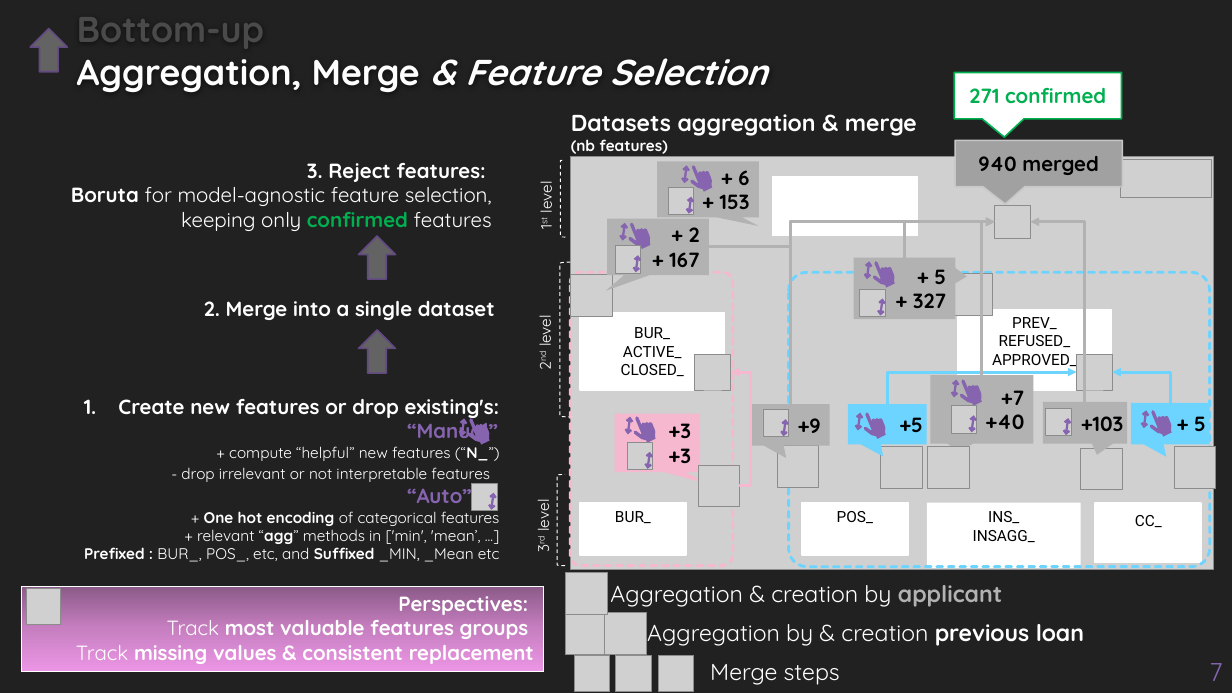
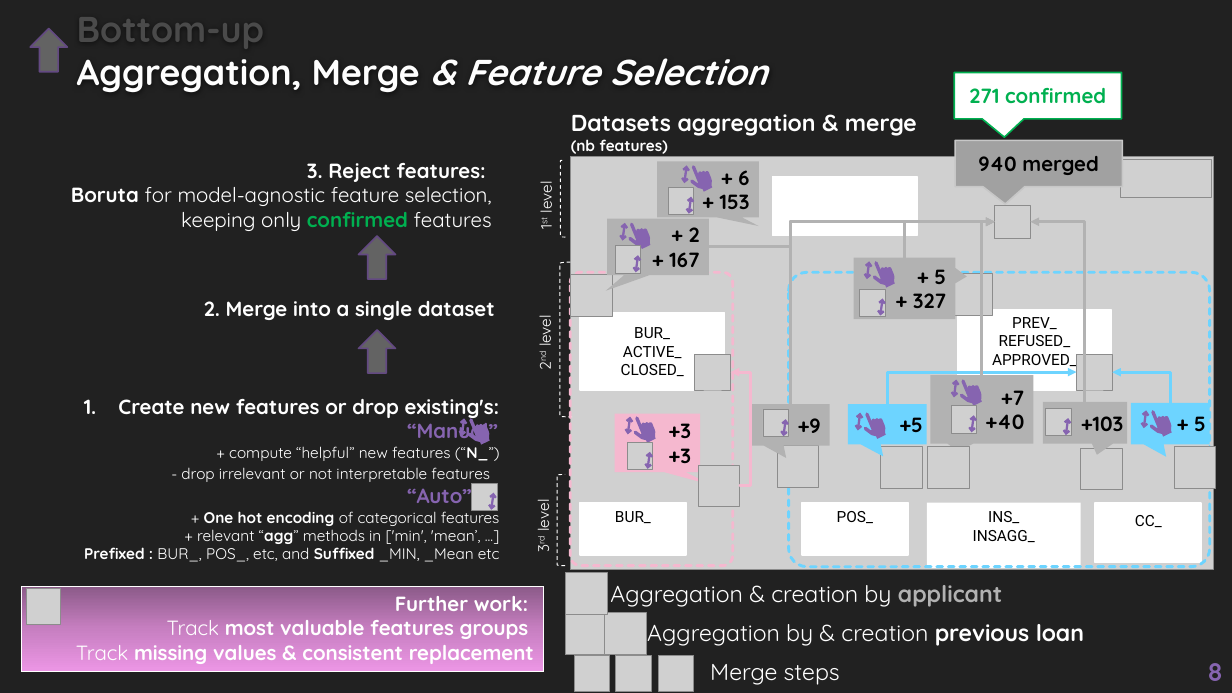
Before and after one commit to EtienneLardeur/P7_Scoring, a slide deck: slide 8 of P7_Support.pptx (slide 7 before the commit). Drawn at 1232x693 pixels with LibreOffice and Linux fonts; fonts in the diff are those of the drawing; grey boxes stand for pictures; background and template pictures are left out. Boxes give left, top, right and bottom in pixels: in the first picture for what was removed or moved away, otherwise in the second. Text is boxed around its words. In the diff, an @@ line names an element or a change of style, - is before the commit and + after.

```diff
--- a/P7_Support.pptx
+++ b/P7_Support.pptx
@@ text in rectangle at [395,596,528,611]: text changed @@
-Perspectives:
+Further work:
@@ page number at [1208,663,1223,681]: text changed; bold on @@
-7
+8
```
Also in this commit, not shown: 7 other slides changed, 5 slides added, 2 slides removed, 1 other file.
